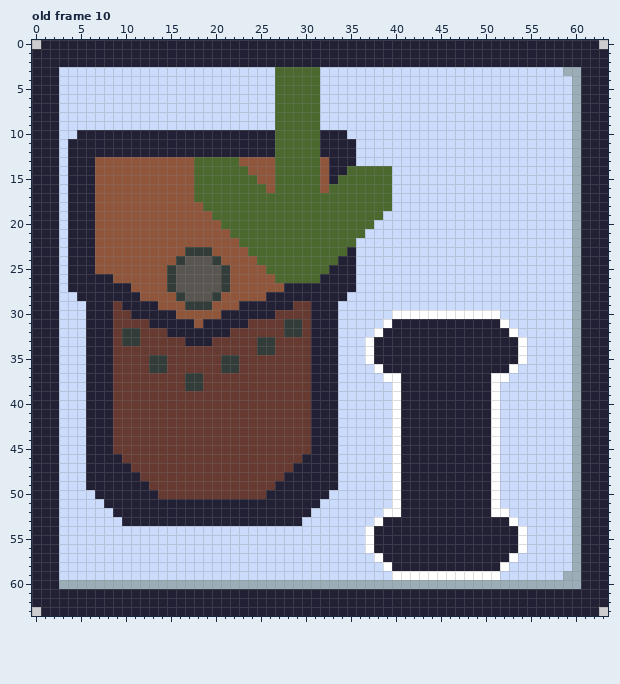
Pixel-art file, stored at Assets/NodeGraphics.aseprite. The picture above is the old version.
64x64 pixels, 10 frames. Shown: old frame 10.
The same view after the edit:
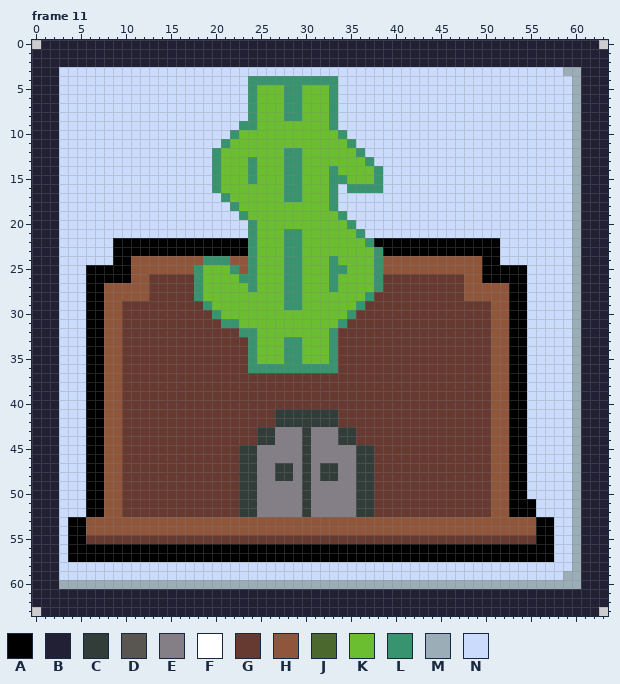
Palette (. is transparent): A #000000  B #222034  C #323c39  D #595652  E #847e87  F #ffffff  G #663931  H #8f563b  J #4b692f  K #6abe30  L #37946e  M #9badb7  N #cbdbfc
A new or re-ordered frame is compared with the old frame closest to it.
Changes in this commit:
frames 10 -> 11
Frame 11 is new; against old frame 10:
y 3: x 27..31 JJJJJ -> NNNNN
y 4: x 24..33 NNNJJJJJNN -> LLLLLLLLLL
y 5..8: x 24..33 NNNJJJJJNN -> LKKKLLKKKL
y 9: x 23..33 NNNNJJJJJNN -> LLKKKKKKKKL
y 10: x 5..34 BBBBBBBBBBBBBBBBBBBBBBJJJJJBBB -> NNNNNNNNNNNNNNNNNLKKKKKKKKKKKL
y 11: x 4..35 BBBBBBBBBBBBBBBBBBBBBBBJJJJJBBBB -> NNNNNNNNNNNNNNNNNLKKKKKKKKKKKKKL
y 12: x 4..36 BBBBBBBBBBBBBBBBBBBBBBBJJJJJBBBBN -> NNNNNNNNNNNNNNNNLKKKKKKKLLKKKKKKL
y 13: x 4..37 BBBHHHHHHHHHHHJJJJJHHHHJJJJJHBBBNN -> NNNNNNNNNNNNNNNNLKKKLKKKLLKKKKKKKL
y 14: x 4..39 BBBHHHHHHHHHHHJJJJJJHHHJJJJJHBBJJJJJ -> NNNNNNNNNNNNNNNNLKKKLKKKLLKKKLKKKKLN
y 15: x 4..39 BBBHHHHHHHHHHHJJJJJJJHHJJJJJHBJJJJJJ -> NNNNNNNNNNNNNNNNLKKKLKKKLLKKKLLKKKLN
y 16: x 4..39 BBBHHHHHHHHHHHJJJJJJJJHJJJJJHJJJJJJJ -> NNNNNNNNNNNNNNNNLKKKKKKKLLKKKLNLLLLN
y 17: x 4..39 BBBHHHHHHHHHHHJJJJJJJJJJJJJJJJJJJJJJ -> NNNNNNNNNNNNNNNNNLKKKKKKLLKKKLNNNNNN
y 18: x 4..39 BBBHHHHHHHHHHHHJJJJJJJJJJJJJJJJJJJJJ -> NNNNNNNNNNNNNNNNNNLKKKKKKKKKKLNNNNNN
y 19: x 4..38 BBBHHHHHHHHHHHHHJJJJJJJJJJJJJJJJJJJ -> NNNNNNNNNNNNNNNNNNNLKKKKKKKKKKLNNNN
y 20: x 4..37 BBBHHHHHHHHHHHHHHJJJJJJJJJJJJJJJJJ -> NNNNNNNNNNNNNNNNNNNNLKKKKKKKKKKLNN
y 21: x 4..36 BBBHHHHHHHHHHHHHHHJJJJJJJJJJJJJJJ -> NNNNNNNNNNNNNNNNNNNNLKKKLLKKKKKKL
y 22: x 4..51 BBBHHHHHHHHHHHHHHHHJJJJJJJJJJJJJNNNNNNNNNNNNNNNN -> NNNNNAAAAAAAAAAAAAAALKKKLLKKKKKKKLAAAAAAAAAAAAAA
y 23: x 4..51 BBBHHHHHHHHHHCCCHHHHJJJJJJJJJJJBNNNNNNNNNNNNNNNN -> NNNNNAAAAAAAAAAAAAAALKKKLLKKKKKKKKLAAAAAAAAAAAAA
y 24: x 4..10 BBBHHHH -> NNNNNAA; x 16..21 CDDDCH -> HHHLLL; x 24..51 HJJJJJJJJJBBNNNNNNNNNNNNNNNN -> LKKKLLKKKLKKKKLHHHHHHHHHHHAA
y 25: x 4..10 BBBHHHH -> NNAAAAA; x 15..22 CDDDDDCH -> HHHLKKKL; x 24..54 HHJJJJJJJBBBNNNNNNNNNNNNNNNNNNN -> LKKKLLKKKLLKKKLHHHHHHHHHHHAAAAA
y 26: x 4..10 BBBBBHH -> NNAAAAA; x 13..54 HHCDDDDDCHHHHHJJJJJBBBBNNNNNNNNNNNNNNNNNNN -> GGGGGLKKKKLLKKKLLKKKLKKKKLGGGGGGGGGHHAAAAA
y 27: x 4..10 BBBBBBB -> NNAAHHH; x 13..54 HHCDDDDDCHHHHHHBBBBBBBBNNNNNNNNNNNNNNNNNNN -> GGGGGLKKKKKLKKKLLKKKLKKKKLGGGGGGGGGHHHHHAA
y 28: x 5..11 BBBBBBB -> NAAHHHH; x 13..54 HHHCDDDCHHHHHBBBBBBBBBNNNNNNNNNNNNNNNNNNNN -> GGGGGLKKKKKKKKKLLKKKKKKKLGGGGGGGGGGHHHHHAA
y 29: x 6..54 BBBGBBBBHHHCCCHHHBBBBBBGGBBBNNNNNNNNNNNNNNNNNNNNN -> AAHHGGGGGGGGGLKKKKKKKKLLKKKKKKLGGGGGGGGGGGGGGHHAA
y 30: x 6..9 BBBG -> AAHH; x 11..54 BBBBBHHHHHBBBBBBGGGGBBBNNNNNNFFFFFFFFFFFFNNN -> GGGGGGGGGLKKKKKKKKKKKKKKLGGGGGGGGGGGGGGGHHAA
y 31: x 6..9 BBBG -> AAHH; x 13..54 BBBBBHBBBBBGGGGCCGBBBNNNNNFBBBBBBBBBBBBFNN -> GGGGGGGGLLKKKKKKKKKKKLGGGGGGGGGGGGGGGGHHAA
y 32: x 6..11 BBBGCC -> AAHHGG; x 15..21 BBBBBBB -> GGGGGGG; x 23..54 GGGGGCCGBBBNNNNFBBBBBBBBBBBBBBFN -> LLKKKKKKKKLGGGGGGGGGGGGGGGGGHHAA
y 33: x 6..11 BBBGCC -> AAHHGG; x 17..19 BBB -> GGG; x 24..54 GCCGGGGBBBNNNFBBBBBBBBBBBBBBBBF -> LKKKLLKKKLGGGGGGGGGGGGGGGGGHHAA
y 34: x 6..9 BBBG -> AAHH; x 24..54 GCCGGGGBBBNNNFBBBBBBBBBBBBBBBBF -> LKKKLLKKKLGGGGGGGGGGGGGGGGGHHAA
y 35: x 6..9 BBBG -> AAHH; x 13..14 CC -> GG; x 21..22 CC -> GG; x 24..54 GGGGGGGBBBNNNFBBBBBBBBBBBBBBBBF -> LKKKLLKKKLGGGGGGGGGGGGGGGGGHHAA
y 36: x 6..9 BBBG -> AAHH; x 13..14 CC -> GG; x 21..22 CC -> GG; x 24..54 GGGGGGGBBBNNNNFBBBBBBBBBBBBBBFN -> LLLLLLLLLLGGGGGGGGGGGGGGGGGHHAA
y 37: x 6..9 BBBG -> AAHH; x 17..18 CC -> GG; x 31..54 BBBNNNNNFFBBBBBBBBBBFFNN -> GGGGGGGGGGGGGGGGGGGGHHAA
y 38: x 6..9 BBBG -> AAHH; x 17..18 CC -> GG; x 31..54 BBBNNNNNNFBBBBBBBBBBFNNN -> GGGGGGGGGGGGGGGGGGGGHHAA
y 39..40: x 6..9 BBBG -> AAHH; x 31..54 BBBNNNNNNFBBBBBBBBBBFNNN -> GGGGGGGGGGGGGGGGGGGGHHAA
y 41..42: x 6..9 BBBG -> AAHH; x 27..54 GGGGBBBNNNNNNFBBBBBBBBBBFNNN -> CCCCCCCGGGGGGGGGGGGGGGGGHHAA
y 43..44: x 6..9 BBBG -> AAHH; x 25..54 GGGGGGBBBNNNNNNFBBBBBBBBBBFNNN -> CCEEECEEECCGGGGGGGGGGGGGGGHHAA
y 45: x 6..9 BBBG -> AAHH; x 23..54 GGGGGGGGBBBNNNNNNFBBBBBBBBBBFNNN -> CCEEEEECEEEEECCGGGGGGGGGGGGGHHAA
y 46: x 6..9 BBBB -> AAHH; x 23..54 GGGGGGGBBBBNNNNNNFBBBBBBBBBBFNNN -> CCEEEEECEEEEECCGGGGGGGGGGGGGHHAA
y 47: x 6..10 BBBBB -> AAHHG; x 23..54 GGGGGGBBBBBNNNNNNFBBBBBBBBBBFNNN -> CCEECCECECCEECCGGGGGGGGGGGGGHHAA
y 48: x 6..11 BBBBBB -> AAHHGG; x 23..54 GGGGGBBBBBBNNNNNNFBBBBBBBBBBFNNN -> CCEECCECECCEECCGGGGGGGGGGGGGHHAA
y 49: x 6..12 BBBBBBB -> AAHHGGG; x 23..54 GGGGBBBBBBBNNNNNNFBBBBBBBBBBFNNN -> CCEEEEECEEEEECCGGGGGGGGGGGGGHHAA
y 50: x 6..13 NBBBBBBB -> AAHHGGGG; x 23..54 GGGBBBBBBBNNNNNNNFBBBBBBBBBBFNNN -> CCEEEEECEEEEECCGGGGGGGGGGGGGHHAA
y 51: x 6..55 NNBBBBBBBBBBBBBBBBBBBBBBBBNNNNNNNNFBBBBBBBBBBFNNNN -> AAHHGGGGGGGGGGGGGCCEEEEECEEEEECCGGGGGGGGGGGGGHHAAA
y 52: x 6..55 NNNBBBBBBBBBBBBBBBBBBBBBBNNNNNNNNFFBBBBBBBBBBFFNNN -> AAHHGGGGGGGGGGGGGCCEEEEECEEEEECCGGGGGGGGGGGGGHHAAA
y 53: x 4..57 NNNNNNBBBBBBBBBBBBBBBBBBBBNNNNNNNNFBBBBBBBBBBBBBBFNNNN -> AAHHHHHHHHHHHHHHHHHHHHHHHHHHHHHHHHHHHHHHHHHHHHHHHHHHAA
y 54: x 4..57 NNNNNNNNNNNNNNNNNNNNNNNNNNNNNNNNNFBBBBBBBBBBBBBBBBFNNN -> AAHHHHHHHHHHHHHHHHHHHHHHHHHHHHHHHHHHHHHHHHHHHHHHHHHHAA
y 55: x 4..57 NNNNNNNNNNNNNNNNNNNNNNNNNNNNNNNNNFBBBBBBBBBBBBBBBBFNNN -> AAGGGGGGGGGGGGGGGGGGGGGGGGGGGGGGGGGGGGGGGGGGGGGGGGGGAA
y 56: x 4..57 NNNNNNNNNNNNNNNNNNNNNNNNNNNNNNNNNFBBBBBBBBBBBBBBBBFNNN -> AAAAAAAAAAAAAAAAAAAAAAAAAAAAAAAAAAAAAAAAAAAAAAAAAAAAAA
y 57: x 4..57 NNNNNNNNNNNNNNNNNNNNNNNNNNNNNNNNNNFBBBBBBBBBBBBBBFNNNN -> AAAAAAAAAAAAAAAAAAAAAAAAAAAAAAAAAAAAAAAAAAAAAAAAAAAAAA
y 58: x 39..52 FBBBBBBBBBBBBF -> NNNNNNNNNNNNNN
y 59: x 40..51 FFFFFFFFFFFF -> NNNNNNNNNNNN
Changed places in both pictures, as pixel boxes (x1, y1, x2, y2):
changed: (68, 67, 554, 580)
